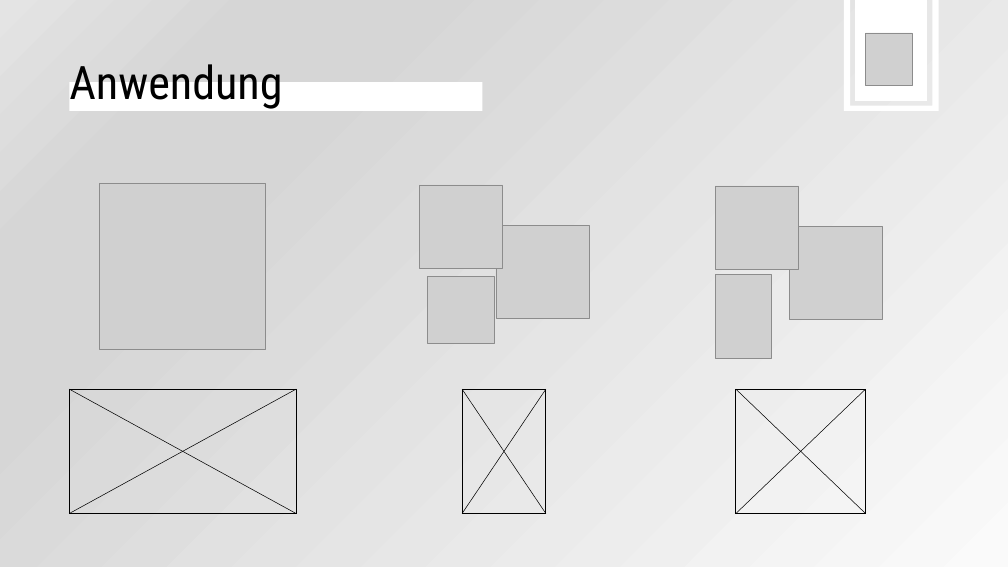
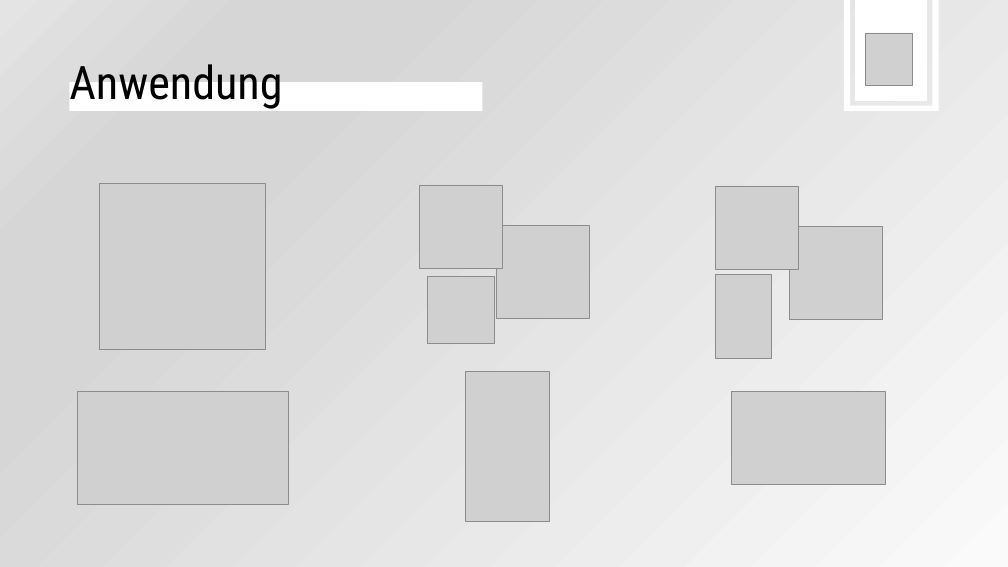
Before and after one commit to BlueHC/TTHack-2018--Anmeldeprozess-Container-Waschanlage-1, a slide deck: slide 8 of Samuel_und_MCI_Präse_V1.pptx. Drawn at 1008x567 pixels with LibreOffice and Linux fonts; fonts in the diff are those of the drawing; grey boxes stand for pictures. Boxes give left, top, right and bottom in pixels: in the first picture for what was removed or moved away, otherwise in the second. Text is boxed around its words. In the diff, an @@ line names an element or a change of style, - is before the commit and + after.

```diff
--- a/Samuel_und_MCI_Präse_V1.pptx
+++ b/Samuel_und_MCI_Präse_V1.pptx
@@ rectangle removed at (x1=70, y1=389, x2=296, y2=514) @@
@@ line removed from (70, 389) to (296, 513) @@
@@ line removed from (296, 389) to (70, 513) @@
@@ rectangle removed at (x1=462, y1=389, x2=546, y2=514) @@
@@ line removed from (462, 389) to (546, 513) @@
@@ line removed from (546, 389) to (462, 513) @@
@@ picture added at (x1=466, y1=371, x2=550, y2=521) @@
@@ rectangle removed at (x1=736, y1=389, x2=866, y2=514) @@
@@ line removed from (736, 389) to (866, 513) @@
@@ line removed from (736, 513) to (866, 389) @@
@@ picture added at (x1=77, y1=392, x2=287, y2=505) @@
@@ picture added at (x1=731, y1=392, x2=885, y2=485) @@
```
Also in this commit, not shown: 3 other slides changed.
